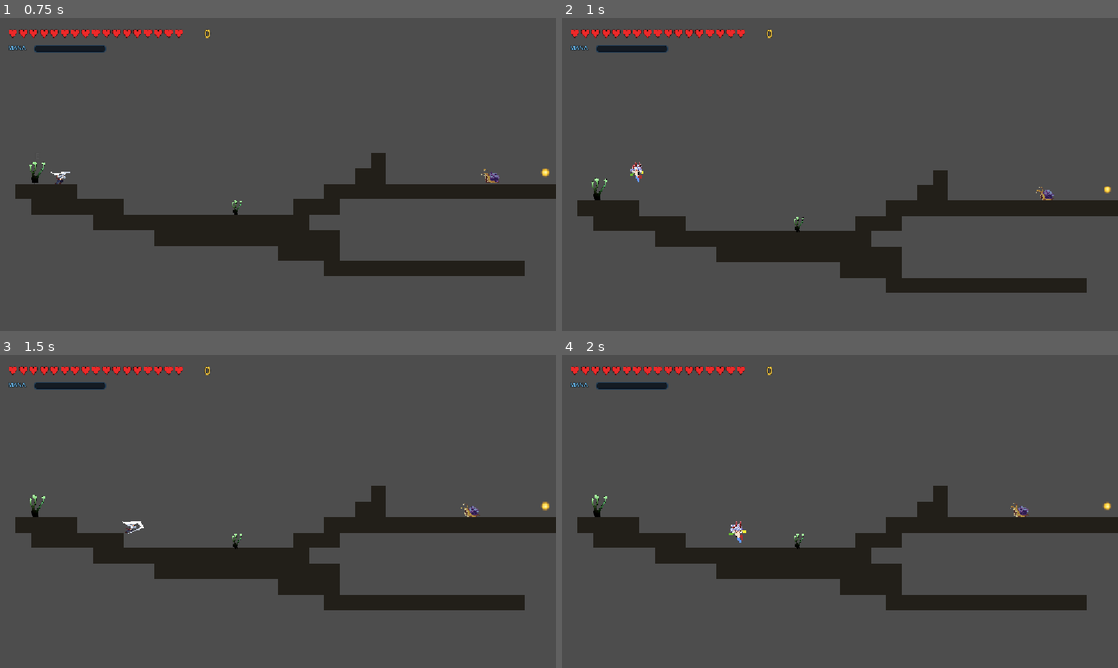
Above: before the commit, frames 1-4 (two rows, left to right).
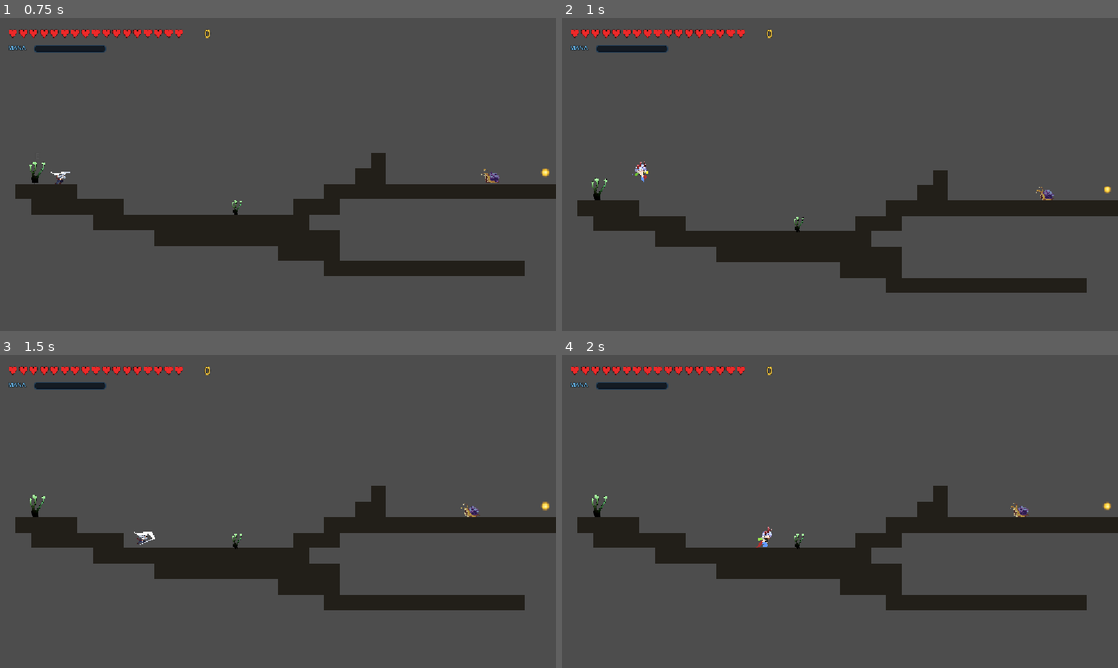
Above: after the commit, the same moments.

Repository: prayaashh/Gameeee
Game: Godot game, scene res://scenes/rooms/game.tscn
The game is run twice, just before and just after one commit, with the same random seed, the same clock (stepped at 60 frames per second) and the same inputs.
Inputs:
- Up to frame 1 (0.75 s): hold Right (move_right) from 0.53 s (still down); hold Space (attack) from 0.53 s (still down)
- Up to frame 2 (1 s): keep holding Right (move_right); keep holding Space (attack); tap Up (jump) at 0.77 s
- Up to frame 3 (1.5 s): keep holding Right (move_right); release Space (attack) at 1.28 s; tap Space (attack) at 1.35 s
- Up to frame 4 (2 s): keep holding Right (move_right); tap Up (jump) at 1.52 s

Frame 1 is identical in both runs. In frame 2, 0.1% of the frame differs, in the area x 12-16%, y 45-53%; in frame 3, 0.1%; in frame 4, 0.2%, in the area x 30-38%, y 53-62%.

Commit message:
added cave room
check for problem with creating new room crash

Diff:
--- a/project.godot
+++ b/project.godot
@@ -40,41 +40,49 @@
 jump={
 "deadzone": 0.2,
 "events": [Object(InputEventKey,"resource_local_to_scene":false,"resource_name":"","device":-1,"window_id":0,"alt_press …(195 unchanged characters)…
+, Object(InputEventJoypadButton,"resource_local_to_scene":false,"resource_name":"","device":-1,"button_index":0,"pressure":0.0,"pressed":true,"script":null)
 ]
 }
 move_left={
 "deadzone": 0.2,
 "events": [Object(InputEventKey,"resource_local_to_scene":false,"resource_name":"","device":-1,"window_id":0,"alt_press …(195 unchanged characters)…
+, Object(InputEventJoypadMotion,"resource_local_to_scene":false,"resource_name":"","device":-1,"axis":0,"axis_value":-1.0,"script":null)
 ]
 }
 move_right={
 "deadzone": 0.2,
 "events": [Object(InputEventKey,"resource_local_to_scene":false,"resource_name":"","device":-1,"window_id":0,"alt_press …(195 unchanged characters)…
+, Object(InputEventJoypadMotion,"resource_local_to_scene":false,"resource_name":"","device":-1,"axis":0,"axis_value":1.0,"script":null)
 ]
 }
 interact={
 "deadzone": 0.2,
 "events": [Object(InputEventKey,"resource_local_to_scene":false,"resource_name":"","device":-1,"window_id":0,"alt_press …(192 unchanged characters)…
+, Object(InputEventJoypadButton,"resource_local_to_scene":false,"resource_name":"","device":-1,"button_index":2,"pressure":0.0,"pressed":true,"script":null)
 ]
 }
 dash={
 "deadzone": 0.2,
 "events": [Object(InputEventKey,"resource_local_to_scene":false,"resource_name":"","device":-1,"window_id":0,"alt_press …(192 unchanged characters)…
+, Object(InputEventJoypadButton,"resource_local_to_scene":false,"resource_name":"","device":-1,"button_index":10,"pressure":0.0,"pressed":true,"script":null)
 ]
 }
 attack={
 "deadzone": 0.2,
 "events": [Object(InputEventKey,"resource_local_to_scene":false,"resource_name":"","device":-1,"window_id":0,"alt_press …(191 unchanged characters)…
+, Object(InputEventJoypadMotion,"resource_local_to_scene":false,"resource_name":"","device":-1,"axis":5,"axis_value":1.0,"script":null)
 ]
 }
 esc={
 "deadzone": 0.2,
 "events": [Object(InputEventKey,"resource_local_to_scene":false,"resource_name":"","device":-1,"window_id":0,"alt_press …(195 unchanged characters)…
+, Object(InputEventJoypadButton,"resource_local_to_scene":false,"resource_name":"","device":-1,"button_index":1,"pressure":0.0,"pressed":true,"script":null)
 ]
 }
 heal={
 "deadzone": 0.2,
 "events": [Object(InputEventKey,"resource_local_to_scene":false,"resource_name":"","device":-1,"window_id":0,"alt_press …(192 unchanged characters)…
+, Object(InputEventJoypadButton,"resource_local_to_scene":false,"resource_name":"","device":-1,"button_index":3,"pressure":0.0,"pressed":true,"script":null)
 ]
 }
 
--- a/scenes/pickups/credit_pickup.tscn
+++ b/scenes/pickups/credit_pickup.tscn
@@ -1,6 +1,6 @@
-[gd_scene format=3]
+[gd_scene format=3 uid="uid://dsxbgs2tci56r"]
 
-[ext_resource type="Script" path="res://scripts/pickups/credit_pickup.gd" id="1_pickup"]
+[ext_resource type="Script" uid="uid://c6frbhxpfvrxw" path="res://scripts/pickups/credit_pickup.gd" id="1_pickup"]
 
 [sub_resource type="Gradient" id="Gradient_orb"]
 offsets = PackedFloat32Array(0, 0.55, 1)
@@ -17,14 +17,14 @@
 [sub_resource type="CircleShape2D" id="CircleShape2D_orb"]
 radius = 9.0
 
-[node name="CreditPickup" type="Area2D"]
+[node name="CreditPickup" type="Area2D" unique_id=549186822]
 z_index = 5
 collision_layer = 0
 script = ExtResource("1_pickup")
 
-[node name="Sprite2D" type="Sprite2D" parent="."]
+[node name="Sprite2D" type="Sprite2D" parent="." unique_id=792793248]
 scale = Vector2(1.25, 1.25)
 texture = SubResource("GradientTexture2D_orb")
 
-[node name="CollisionShape2D" type="CollisionShape2D" parent="."]
+[node name="CollisionShape2D" type="CollisionShape2D" parent="." unique_id=292892709]
 shape = SubResource("CircleShape2D_orb")
--- a/scenes/player.tscn
+++ b/scenes/player.tscn
@@ -373,6 +373,7 @@
 [node name="player" type="CharacterBody2D" unique_id=441232831]
 collision_mask = 2
 script = ExtResource("1_fhbv5")
+speed = 300.0
 max_health = 17
 
 [node name="AnimatedSprite2D" type="AnimatedSprite2D" parent="." unique_id=1054226490]
--- /dev/null
+++ b/scenes/rooms/cave/cave_room_1.tscn
@@ -0,0 +1,42 @@
+[gd_scene format=3 uid="uid://c44omavotwfww"]
+
+[ext_resource type="PackedScene" path="res://scenes/rooms/room_template.tscn" id="1_attfo"]
+[ext_resource type="Texture2D" uid="uid://bf874qpo8dcx6" path="res://assets/backgrounds/cavebg(Layer 2) _0001.png" id="2_8kbsy"]
+[ext_resource type="Texture2D" uid="uid://cnbsq6v0ud785" path="res://assets/backgrounds/cavebg(Layer 3) _0001.png" id="3_m4vpo"]
+[ext_resource type="Texture2D" uid="uid://b8ibgnywwmm1v" path="res://assets/backgrounds/cavebg(Layer 4) _0001.png" id="4_7w5ou"]
+[ext_resource type="Texture2D" uid="uid://m8y51fvytswt" path="res://assets/backgrounds/cavebg(Layer 4 (copy)) _0001.png" id="5_58r6w"]
+[ext_resource type="PackedScene" uid="uid://c4akv5ilf6lkj" path="res://scenes/tile_map.tscn" id="6_8kbsy"]
+
+[node name="CaveRoom1" unique_id=1967681378 instance=ExtResource("1_attfo")]
+
+[node name="Background" type="Node2D" parent="." index="8" unique_id=390559768]
+z_index = -20
+scale = Vector2(2, 2)
+metadata/_edit_lock_ = true
+
+[node name="B0" type="Parallax2D" parent="Background" index="0" unique_id=1892368379]
+repeat_times = 4
+
+[node name="Sprite2D" type="Sprite2D" parent="Background/B0" index="0" unique_id=120106129]
+texture = ExtResource("2_8kbsy")
+
+[node name="B1" type="Parallax2D" parent="Background" index="1" unique_id=1932299270]
+repeat_times = 4
+
+[node name="Sprite2D" type="Sprite2D" parent="Background/B1" index="0" unique_id=1970980952]
+texture = ExtResource("3_m4vpo")
+
+[node name="B2" type="Parallax2D" parent="Background" index="2" unique_id=1466982470]
+repeat_times = 4
+
+[node name="Sprite2D" type="Sprite2D" parent="Background/B2" index="0" unique_id=1072860844]
+texture = ExtResource("4_7w5ou")
+
+[node name="B3" type="Parallax2D" parent="Background" index="3" unique_id=234670687]
+repeat_times = 4
+
+[node name="Sprite2D" type="Sprite2D" parent="Background/B3" index="0" unique_id=517763024]
+texture = ExtResource("5_58r6w")
+
+[node name="TileMap2" parent="." index="9" unique_id=65298574 instance=ExtResource("6_8kbsy")]
+layer_0/tile_data = PackedInt32Array(196606, 65537, 1, 196607, 65537, 1, 131072, 65537, 1, 196608, 65537, 1, 196609, 65537, 1, 196610, 65537, 1, 262146, 65537, 1, 262147, 65537, 1, 262148, 65537, 1, 262149, 65537, 1, 262150, 65537, 1, 262151, 65537, 1, 262152, 65537, 1, 262153, 65537, 1, 262154, 65537, 1, 196618, 65537, 1, 196619, 65537, 1, 196620, 65537, 1, 196621, 65537, 1, 196622, 65537, 1, 262158, 65537, 1, 262159, 65537, 1, 196623, 65537, 1, 196624, 65537, 1, 196605, 65537, 1)
--- a/scenes/rooms/game.tscn
+++ b/scenes/rooms/game.tscn
@@ -19,9 +19,6 @@
 
 [node name="TileMap" parent="." unique_id=65298574 instance=ExtResource("2_yqjtg")]
 layer_0/tile_data = PackedInt32Array(131071, 65537, 1, 65536, 65537, 1, 65537, 65537, 1, 65538, 65537, 1, 131075, 65537 …(1502 unchanged characters)…
-
-[node name="enemy2" parent="." unique_id=736087676 instance=ExtResource("3_lnu2h")]
-position = Vector2(1315, 22)
 
 [node name="NPC" parent="." unique_id=1255174449 instance=ExtResource("4_lbhrr")]
 position = Vector2(421, 80)
@@ -38,8 +35,7 @@
 
 [node name="ToRoom2" parent="Doorways" unique_id=1198711493 instance=ExtResource("7_door")]
 position = Vector2(1456, 0)
-target_scene = "res://scenes/rooms/room_02.tscn"
-target_entrance = "West"
+target_scene = "uid://c44omavotwfww"
 
 [node name="Checkpoints" type="Node2D" parent="." unique_id=415221581]
 
@@ -55,8 +51,15 @@
 
 [node name="HUD" parent="." unique_id=1244873595 instance=ExtResource("6_hud")]
 
-[node name="snailCreep" parent="." unique_id=1163228285 instance=ExtResource("9_eq3lt")]
+[node name="Pickups" type="Node" parent="." unique_id=1851945909]
+
+[node name="CreditPickup" parent="Pickups" unique_id=1888180294 instance=ExtResource("10_j7ukj")]
+position = Vector2(1066, 9)
+
+[node name="Enemies" type="Node" parent="." unique_id=1776185682]
+
+[node name="snailCreep" parent="Enemies" unique_id=1163228285 instance=ExtResource("9_eq3lt")]
 position = Vector2(989, 17)
 
-[node name="CreditPickup" parent="." unique_id=1888180294 instance=ExtResource("10_j7ukj")]
-position = Vector2(1066, 9)
+[node name="enemy2" parent="Enemies" unique_id=736087676 instance=ExtResource("3_lnu2h")]
+position = Vector2(1315, 22)
--- a/scripts/autoload/pause_menu.gd
+++ b/scripts/autoload/pause_menu.gd
@@ -6,12 +6,19 @@
 	visible = false
 
 func _unhandled_input(event: InputEvent) -> void:
-	if not event.is_action_pressed("esc"):
-		return
-	if Dialogue.active:                 # the dialogue owns Esc while it is open
-		return
-	get_viewport().set_input_as_handled()
-	set_paused(not get_tree().paused)
+	if event.is_action_pressed("esc"):
+		if Dialogue.active:             # the dialogue owns Esc while it is open
+			return
+		get_viewport().set_input_as_handled()
+		set_paused(not get_tree().paused)
+	elif get_tree().paused and event.is_action_pressed("attack"):
+		# Attack also confirms on a gamepad: its trigger is not part of the
+		# built-in ui_accept, so menus must listen for it themselves.
+		# Dialogue.gd does the same thing.
+		get_viewport().set_input_as_handled()
+		var focused := get_viewport().gui_get_focus_owner()
+		if focused is Button:
+			focused.pressed.emit()
 
 func set_paused(paused: bool) -> void:
 	get_tree().paused = paused
--- a/scripts/player_scripts/player.gd
+++ b/scripts/player_scripts/player.gd
@@ -52,19 +52,21 @@
 	var pending: Dictionary = GameState.pending_spawn
 	if pending.is_empty():
 		return
-	GameState.pending_spawn = {}                      # consume
 	var target := str(pending.get("scene", ""))
 	var room_path := _room_scene_path()
-	if target != room_path:
-		# Saved room is a different one: switch scenes and let that room's player spawn.
-		GameState.pending_spawn = pending
+	# On boot the save may point at a room other than the main scene: follow it.
+	# A room opened on its own (e.g. F6 in the editor) should just run itself, so
+	# only the main scene performs this hop. The change must be deferred because
+	# we are inside _ready() (the tree is still adding children).
+	if target != room_path and room_path == GameState.MAIN_SCENE:
 		if ResourceLoader.exists(target):
 			GameState.start_transition()
-			get_tree().change_scene_to_file(target)
+			GameState.call_deferred("_change_scene", target)
 		else:
 			push_warning("Saved room is missing: " + target)
 			GameState.pending_spawn = {}
 		return
+	GameState.pending_spawn = {}                      # consume
 	GameState.start_transition()
 	if pending.has("entrance"):
 		_spawn_at_entrance(str(pending.get("entrance", "")))
Binary file added: assets/backgrounds/cavebg(Layer 2) _0001.png
Not shown, added: assets/backgrounds/cavebg(Layer 2) _0001.png.import
Binary file added: assets/backgrounds/cavebg(Layer 3) _0001.png
Not shown, added: assets/backgrounds/cavebg(Layer 3) _0001.png.import
Binary file added: assets/backgrounds/cavebg(Layer 4 (copy)) _0001.png
Not shown, added: assets/backgrounds/cavebg(Layer 4 (copy)) _0001.png.import
Binary file added: assets/backgrounds/cavebg(Layer 4) _0001.png
Not shown, added: assets/backgrounds/cavebg(Layer 4) _0001.png.import
Not shown: 1 places in scenes/rooms/game.tscn that only renumber resources
Not shown, removed: export/game.console.exe
Not shown, removed: export/game.exe
